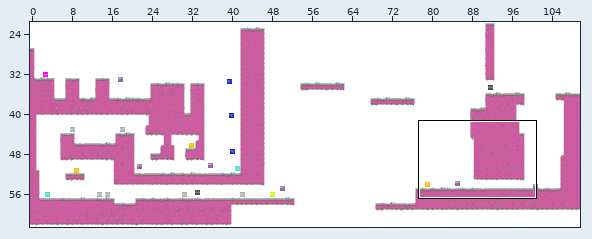
One commit to this Tiled map: res/maps/spacemap.tmx. Above: a wide view before the commit, with the close-up outlined.
Close-up. Before the commit:
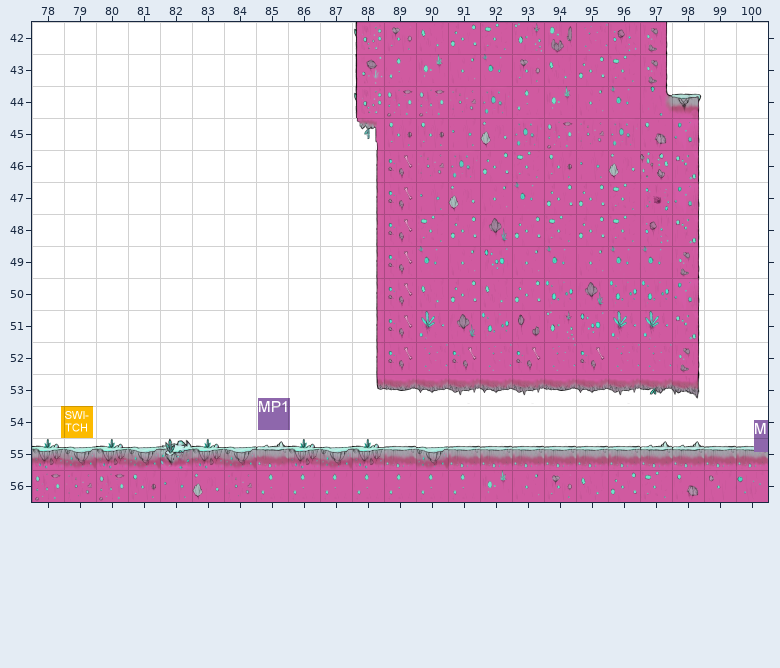
Cells are 64x64 px. Shown: x 78..100, y 42..56.
Once edited:
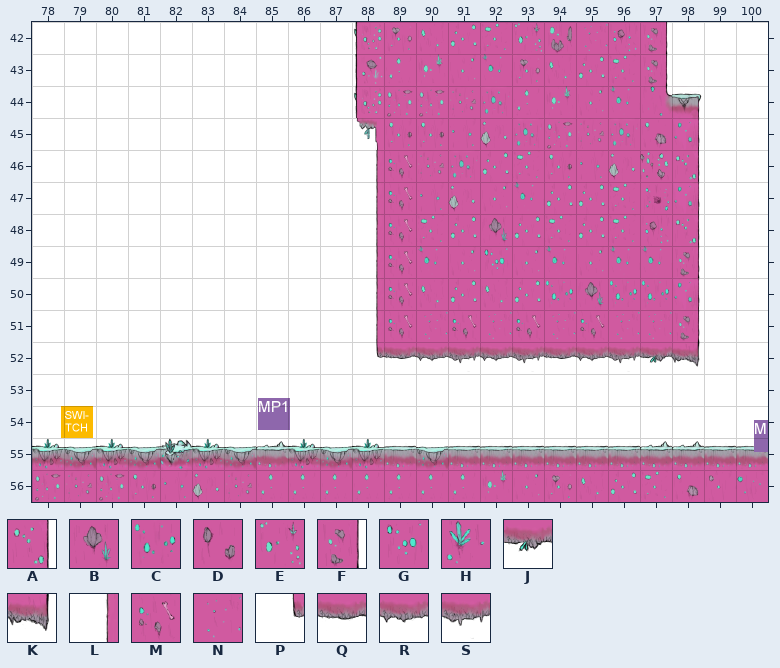
Key: from "tiledmap_final": A 112, B 132, C 133, D 134, E 135, F 137, G 157, H 158, J 161, K 162, L 181, M 182, N 183, P 206, Q 207, R 208, S 209.
_ is an empty cell, . an unchanged one.
From old to new:
--- layer "Tiles"
@@ x 88..98 @@
-51 ..HBCDEGHHA
-52 LMNMNMNMNNF
-53 PQRSRSQRSJK
+51 ..NMNMNMNNF
+52 PQRSRSQRSJK
+53 ___________
